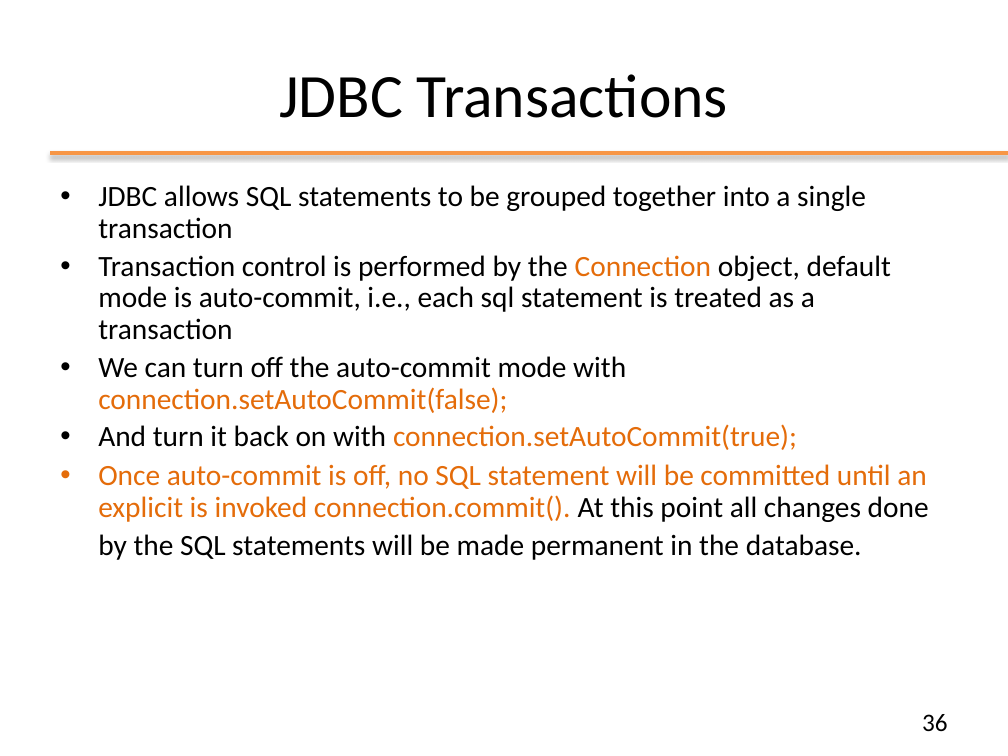
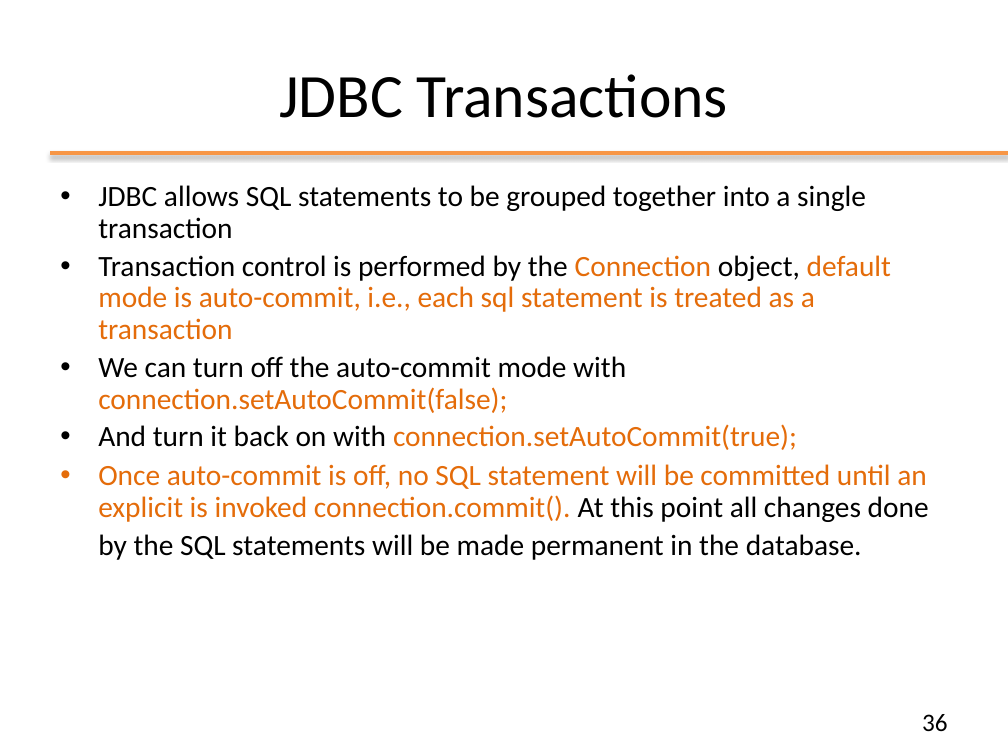
Before and after one commit to Andrea99-beep/ooprogramming, a slide deck: slide 36 of slides/ppt/08_JDBC.pptx. Drawn at 1008x756 pixels with LibreOffice and Linux fonts; fonts in the diff are those of the drawing; background and template pictures are left out. Boxes give left, top, right and bottom in pixels: in the first picture for what was removed or moved away, otherwise in the second. Text is boxed around its words. In the diff, an @@ line names an element or a change of style, - is before the commit and + after.

```diff
--- a/slides/ppt/08_JDBC.pptx
+++ b/slides/ppt/08_JDBC.pptx
@@ text at [98,255,891,340]: text colour #000000 to #E46C0A in "default mode is auto-commit, i.e., each sql ..." @@
```
Also in this commit, not shown: 3 other slides changed, 1 other file.
